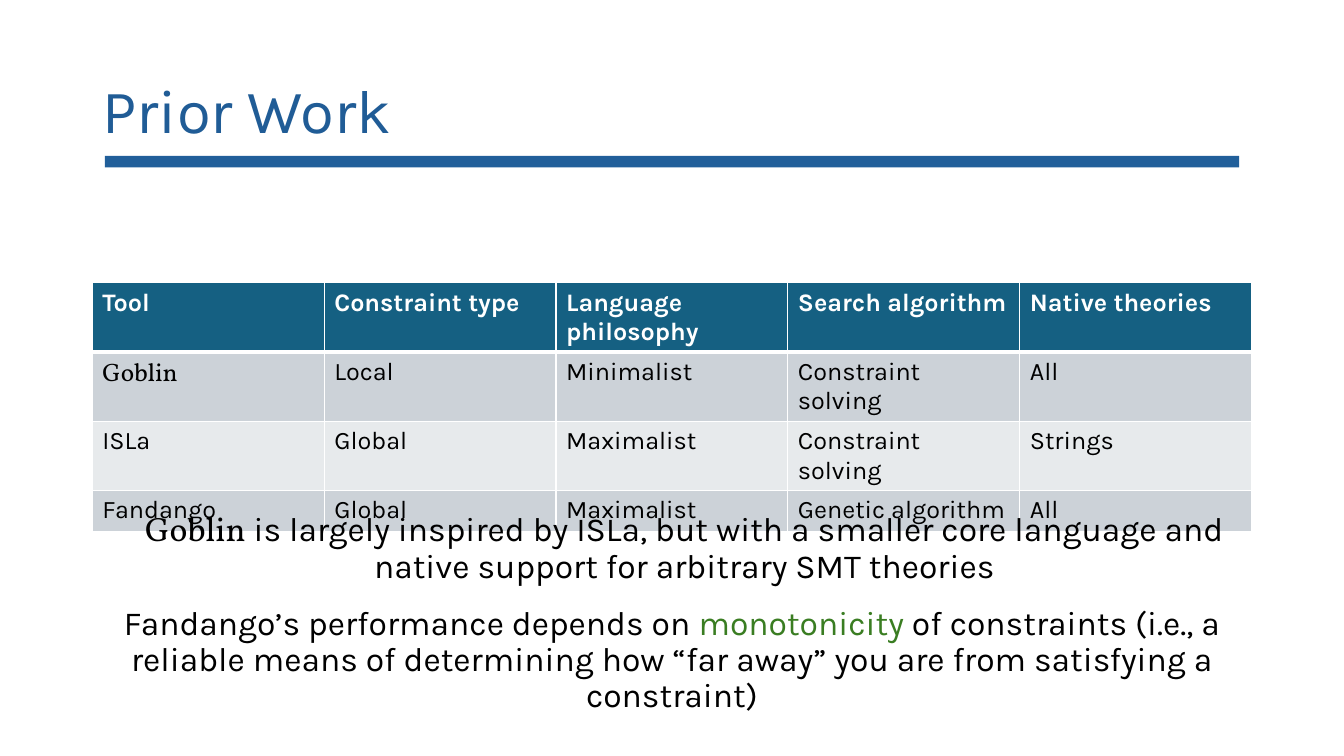
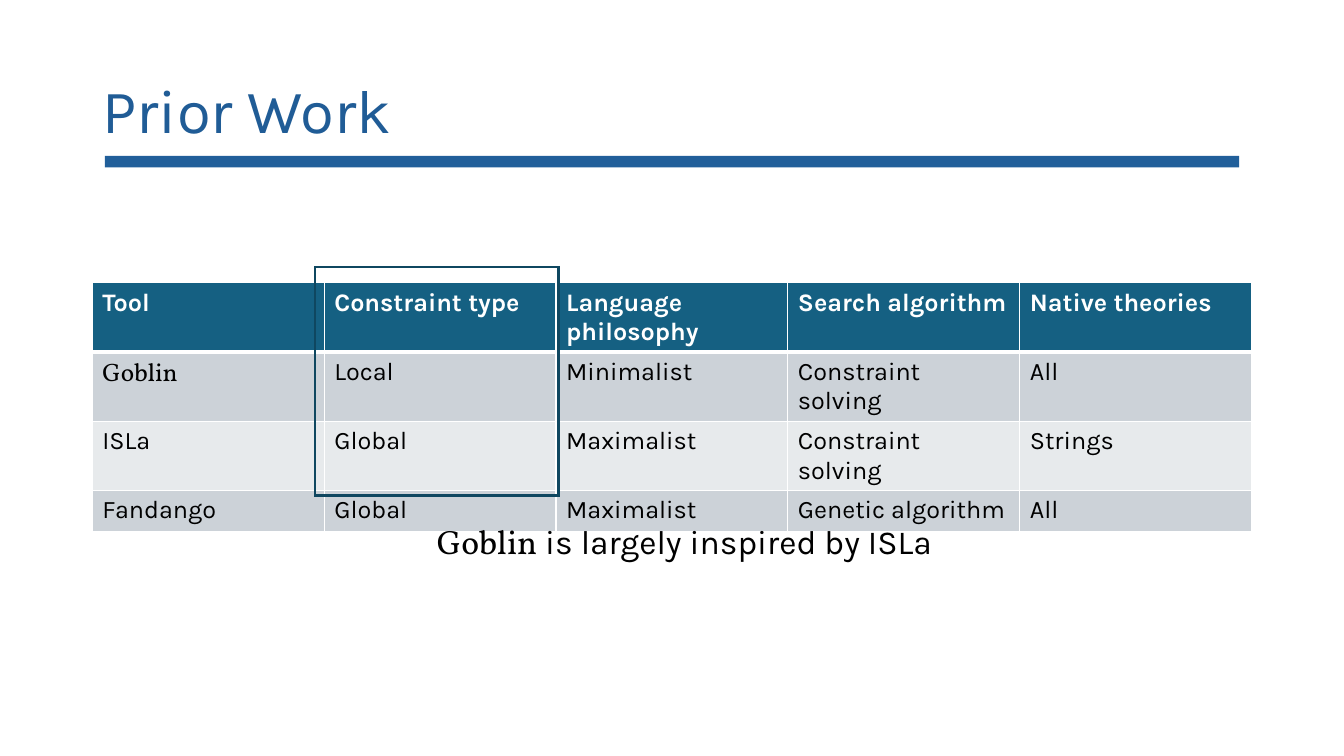
Before and after one commit to lorchrob/goblin_slides, a slide deck: slide 16 of goblin_slides.pptx (slide 17 before the commit). Drawn at 1344x756 pixels with LibreOffice and Linux fonts; fonts in the diff are those of the drawing. Boxes give left, top, right and bottom in pixels: in the first picture for what was removed or moved away, otherwise in the second. Text is boxed around its words. In the diff, an @@ line names an element or a change of style, - is before the commit and + after.

```diff
--- a/goblin_slides.pptx
+++ b/goblin_slides.pptx
@@ rectangle added at [315,267,559,495], outline #104760 1.5 pt @@
@@ text at [437,522,932,562]: text changed @@
-Goblin is largely inspired by ISLa, but with a smaller core language and native support for arbitrary SMT theories
+Goblin is largely inspired by ISLa
@@ text removed at [124,610,1219,711] @@
-Fandango’s performance depends on monotonicity of constraints (i.e., a reliable means of determining how “far away” you are from satisfying a constraint)
```
Also in this commit, not shown: 32 other slides changed, 18 slides added, 2 slides removed, 1 other file.
